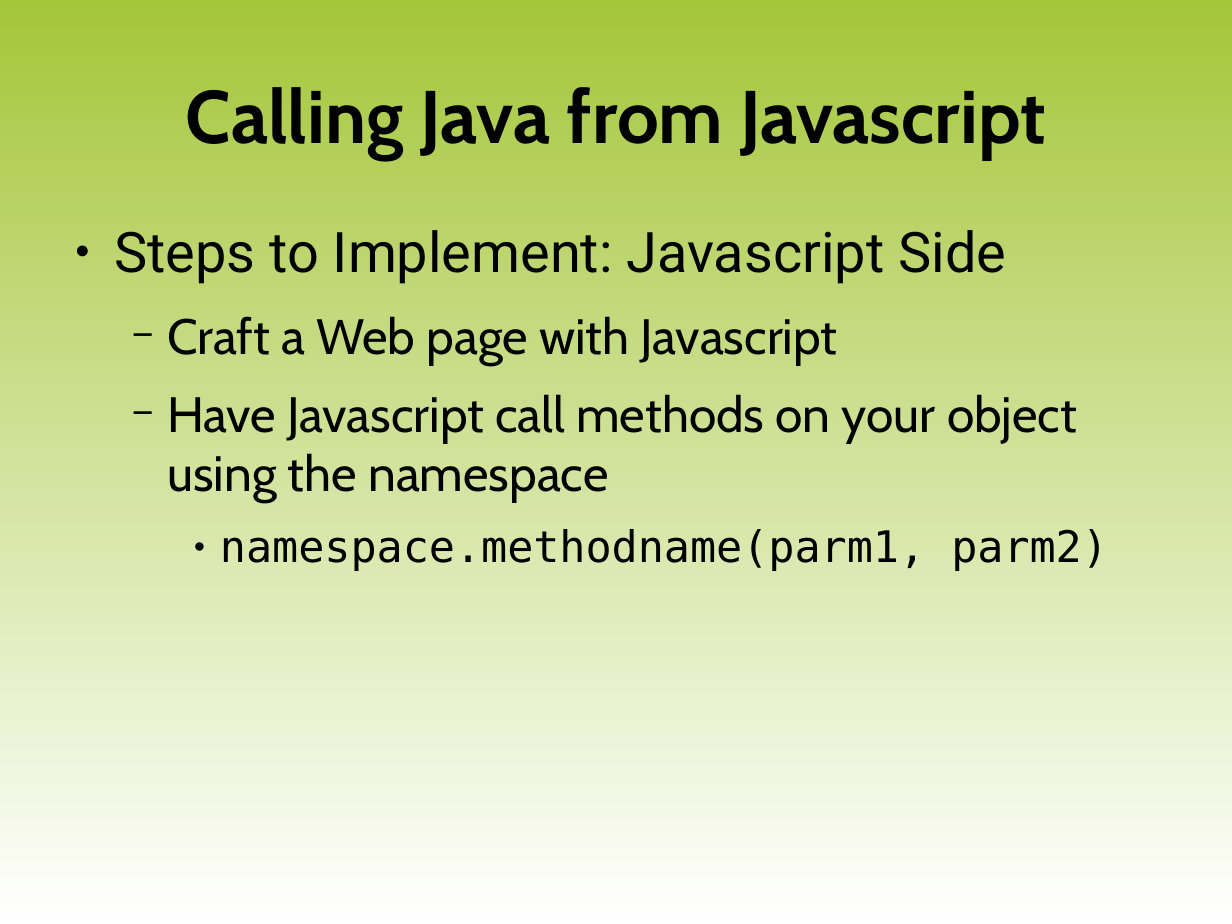
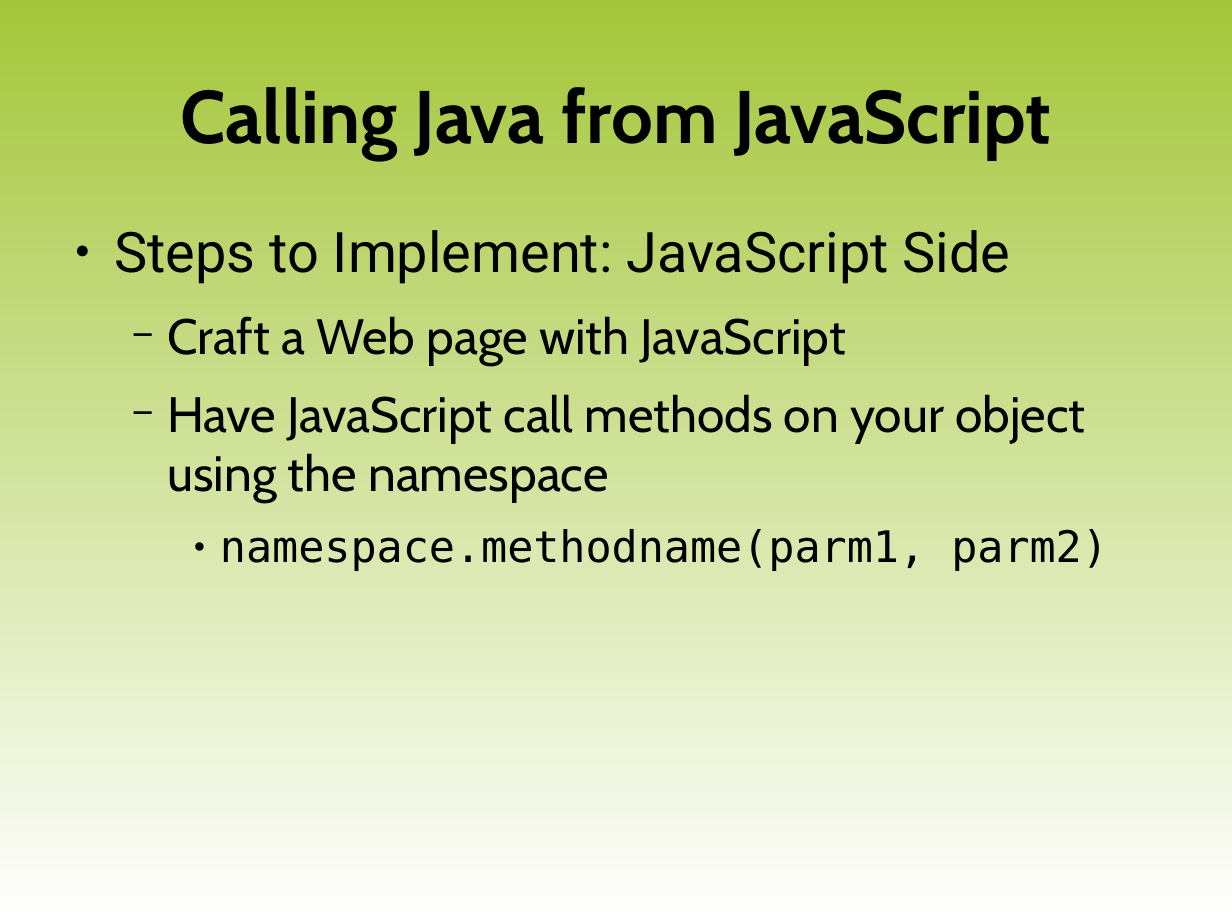
Before and after one commit to luigi-agosti/cw-courseware, a slide deck: slide 12 of XX-WebKit.odp (slide 7 before the commit). Drawn at 1232x924 pixels with LibreOffice and Linux fonts; fonts in the diff are those of the drawing; background and template pictures are left out. Boxes give left, top, right and bottom in pixels: in the first picture for what was removed or moved away, otherwise in the second. Text is boxed around its words. In the diff, an @@ line names an element or a change of style, - is before the commit and + after.

```diff
--- a/XX-WebKit.odp
+++ b/XX-WebKit.odp
@@ title at box(180, 87, 1052, 160): text changed @@
-Calling Java from Javascript
+Calling Java from JavaScript
@@ text at box(114, 230, 1085, 502): text changed @@
-● Steps to Implement: Javascript Side
-  − Craft a Web page with Javascript
-  − Have Javascript call methods on your object using the namespace
+● Steps to Implement: JavaScript Side
+  − Craft a Web page with JavaScript
+  − Have JavaScript call methods on your object using the namespace
```
Also in this commit, not shown: 4 other slides changed, 5 slides added.
